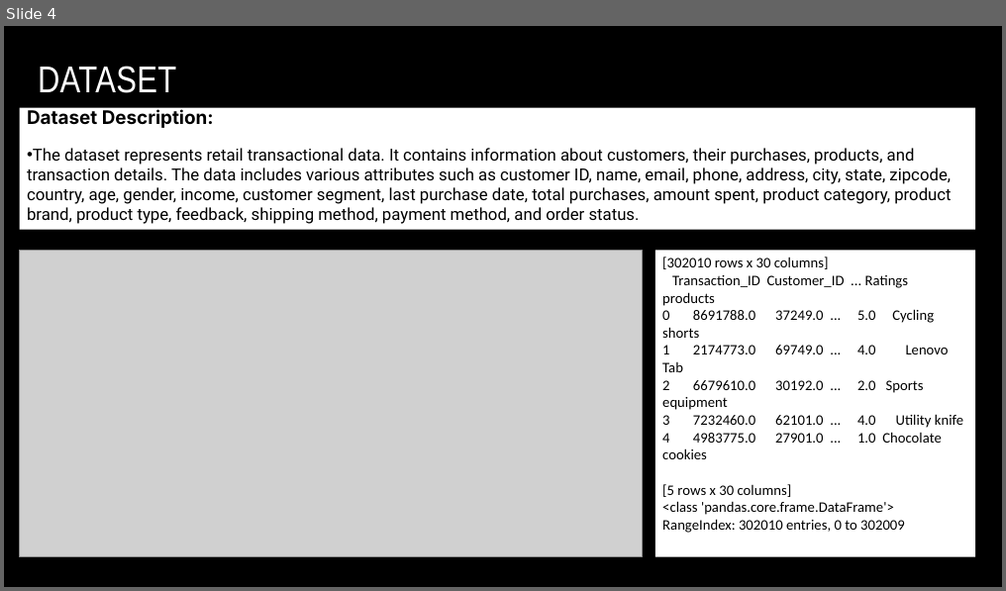
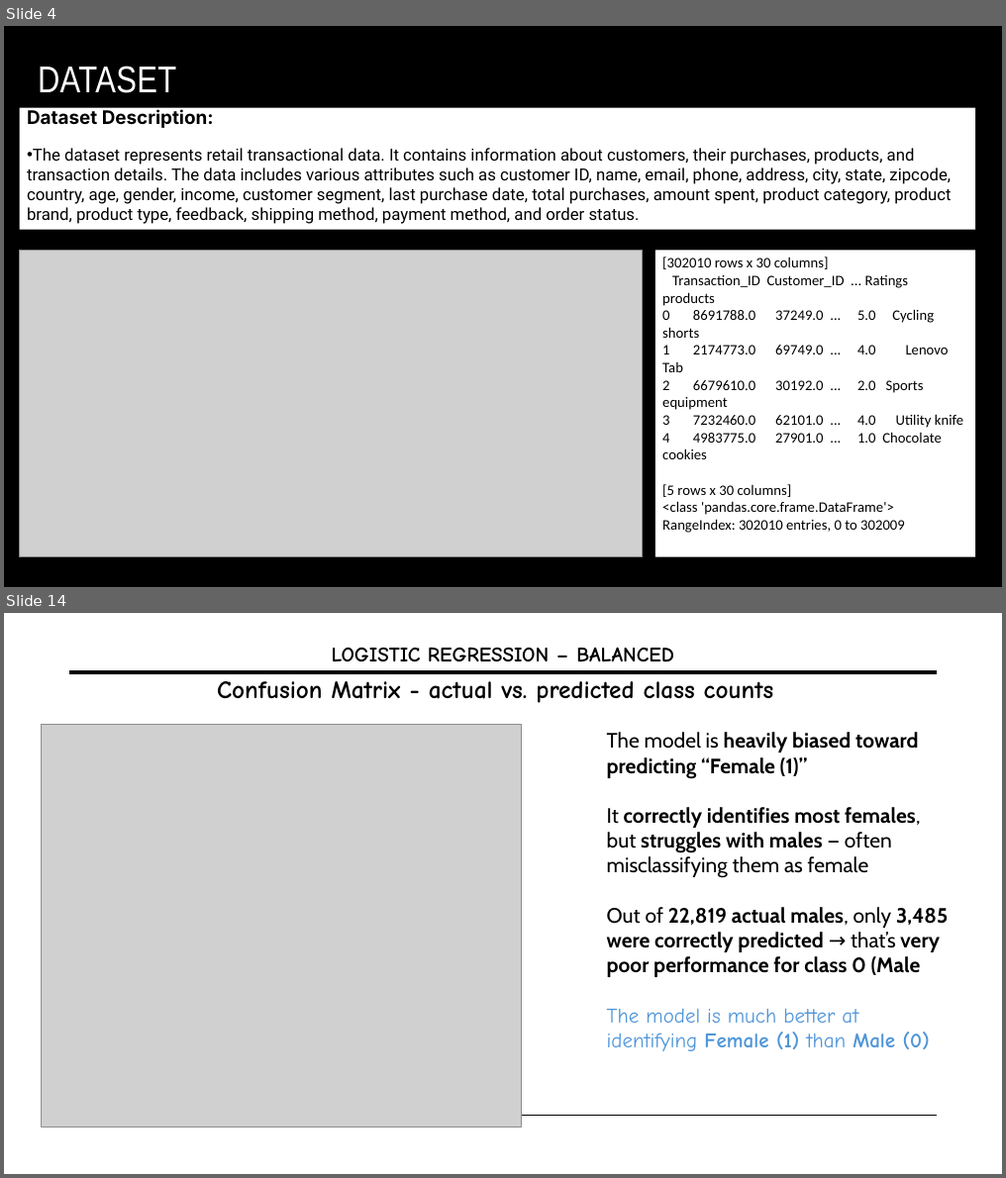
Before and after one commit to Becky139/Retail-Customer-Behavior-Analysis-using-Machine-Learning-Tableau, a slide deck: Team B Presentation.pptx. Shown one above the other, each under a label of ours: slide 4 before the commit, slides 4 and 14 after it; the slides between them are not shown. The pictures are 1006x591 and 1006x1178 pixels, drawn with LibreOffice and Linux fonts; fonts in the diff are those of the drawing; grey boxes stand for pictures; background and template pictures are left out. Boxes give left, top, right and bottom in pixels: in the first picture for what was removed or moved away, otherwise in the second. Text is boxed around its words. In the diff, an @@ line names an element or a change of style, - is before the commit and + after.

```diff
--- a/Team B Presentation.pptx
+++ b/Team B Presentation.pptx
@@ slide 14 added at (4,613,1002,1174), background #FFFFFF @@
@@ text added at (332,647,674,663), 20 pt, text #000000, bold @@
+LOGISTIC REGRESSION – BALANCED
@@ line added from (70, 672) to (937, 672), #000000 3.5 pt @@
@@ text added at (217,681,774,703), 24 pt, text #000000, bold @@
+Confusion Matrix - actual vs. predicted class counts
@@ picture added at (42,724,522,1127) @@
@@ text added at (607,732,947,1052), 20 pt, text #000000, bold @@
+The model is heavily biased toward predicting “Female (1)”
+It correctly identifies most females, but struggles with males — often misclassifying them as female
+Out of 22,819 actual males, only 3,485 were correctly predicted → that’s very poor performance for class 0 (Male
+The model is much better at identifying Female (1) than Male (0)
@@ line added from (70, 1116) to (937, 1116), #000000 1 pt @@
```
Also in this commit, not shown: 4 slides changed, 24 other slides added.
